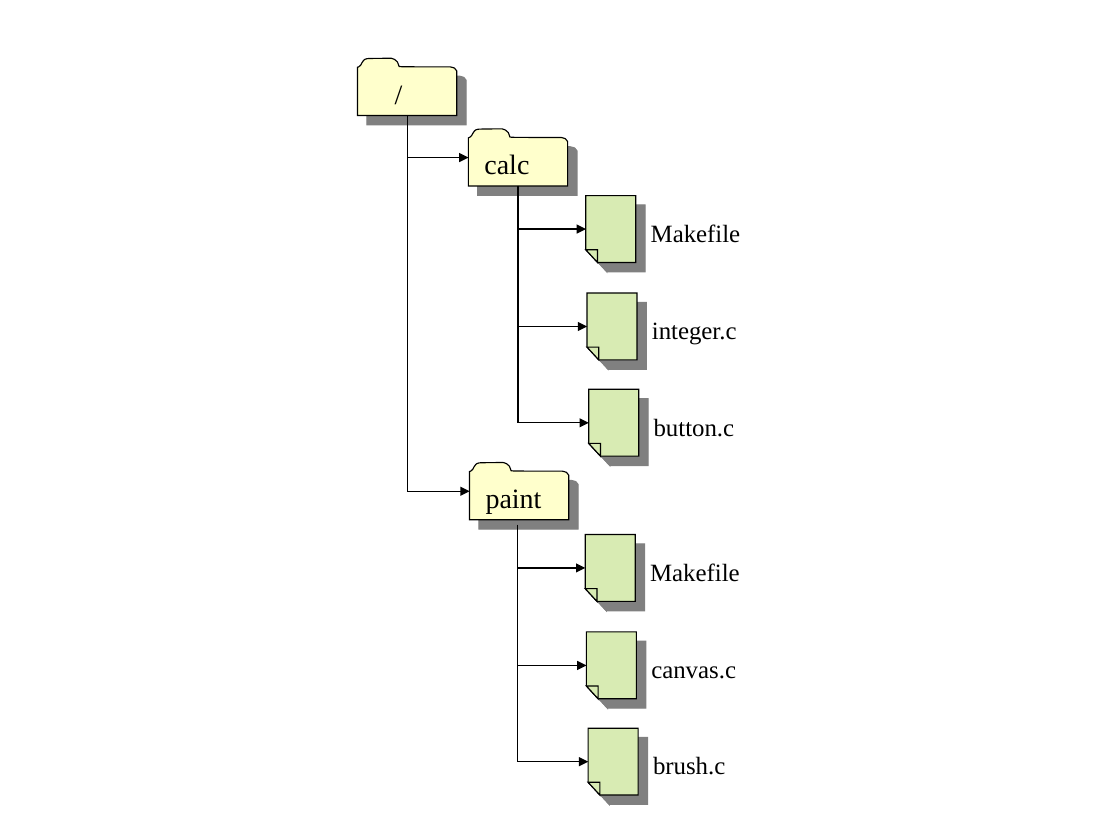
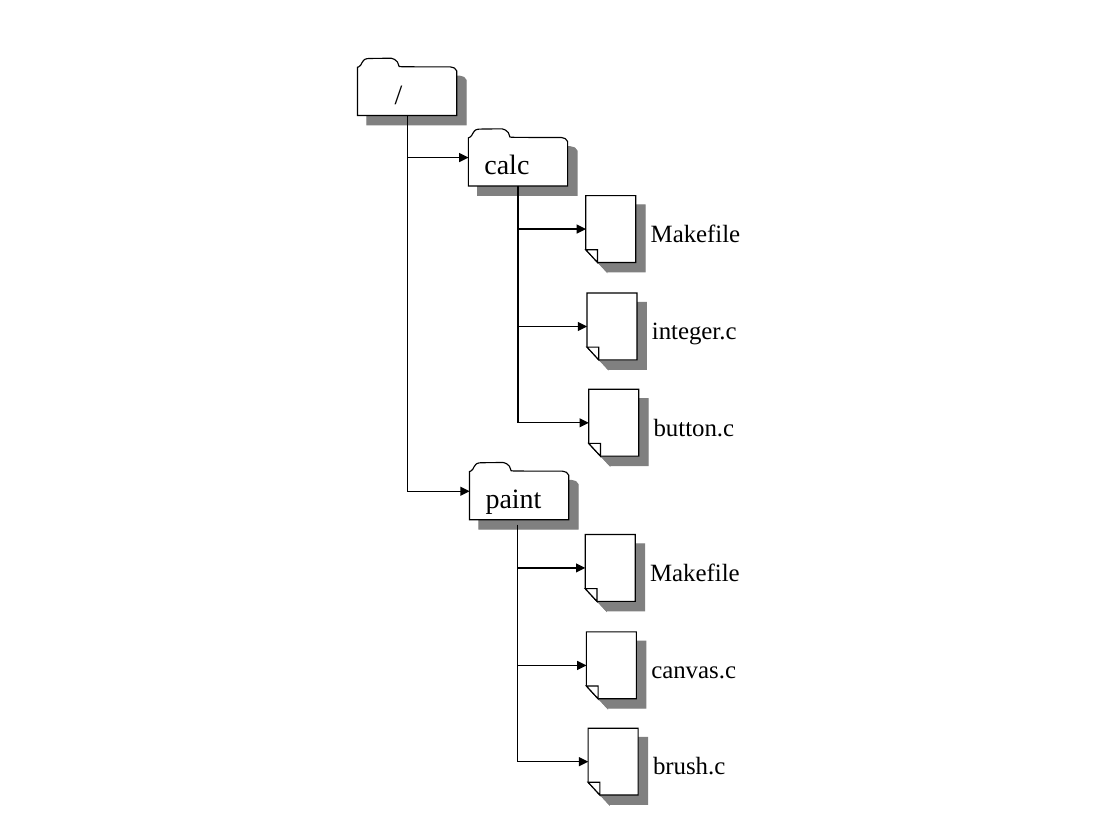
Before and after one commit to nabetaro/svnbook-ja, a slide deck: slide 6 of src/book/book/images/VersioningModels.ppt. Drawn at 1120x840 pixels with LibreOffice and Linux fonts; fonts in the diff are those of the drawing. Boxes give left, top, right and bottom in pixels: in the first picture for what was removed or moved away, otherwise in the second. Text is boxed around its words. In the diff, an @@ line names an element or a change of style, - is before the commit and + after.

```diff
--- a/src/book/book/images/VersioningModels.ppt
+++ b/src/book/book/images/VersioningModels.ppt
@@ fill #FFFFCC to #FFFFFF in 3 elements at bbox=[468, 129, 568, 186], bbox=[469, 463, 569, 520], bbox=[357, 58, 457, 115] @@
@@ fill #D8EBB3 to #FFFFFF in 6 elements at bbox=[586, 195, 636, 262], bbox=[587, 292, 637, 360], bbox=[589, 389, 640, 456], bbox=[585, 534, 635, 601], bbox=[586, 632, 636, 699], bbox=[588, 728, 638, 795] @@
```
Also in this commit, not shown: 6 other slides changed, 14 other files.
